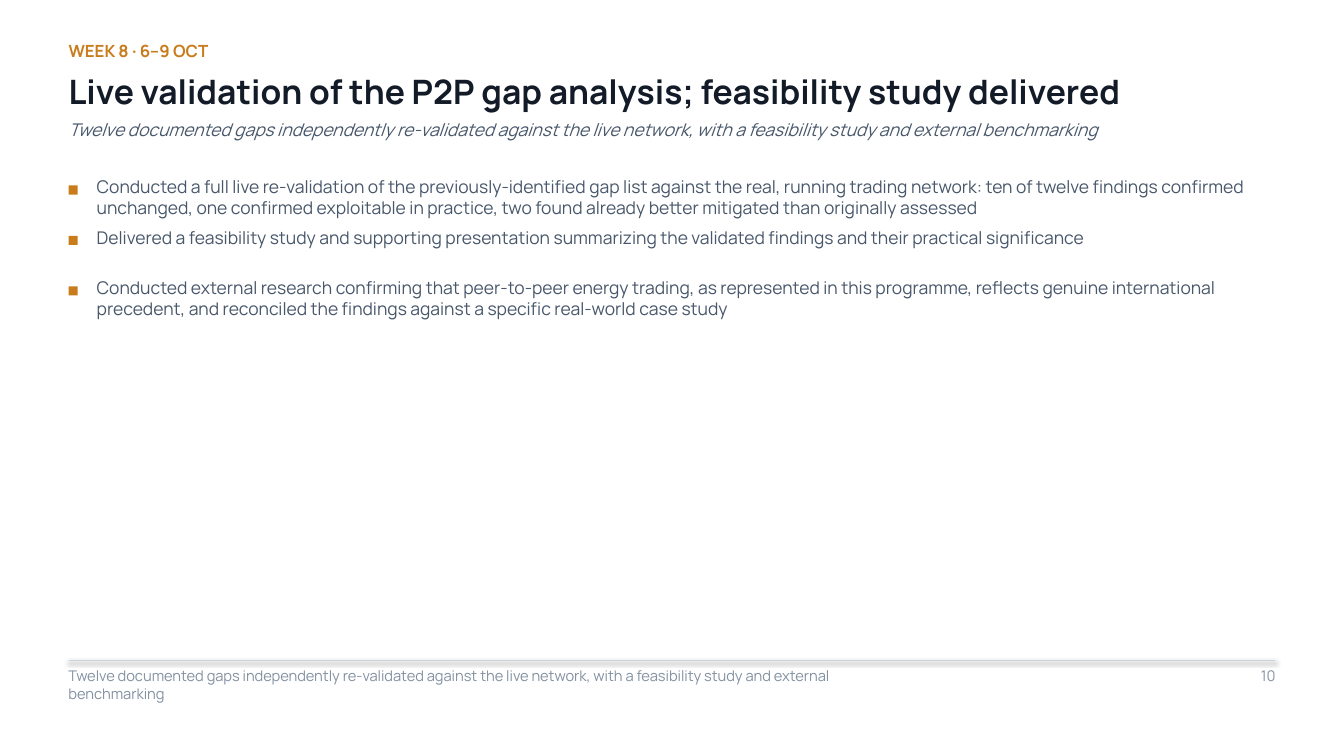
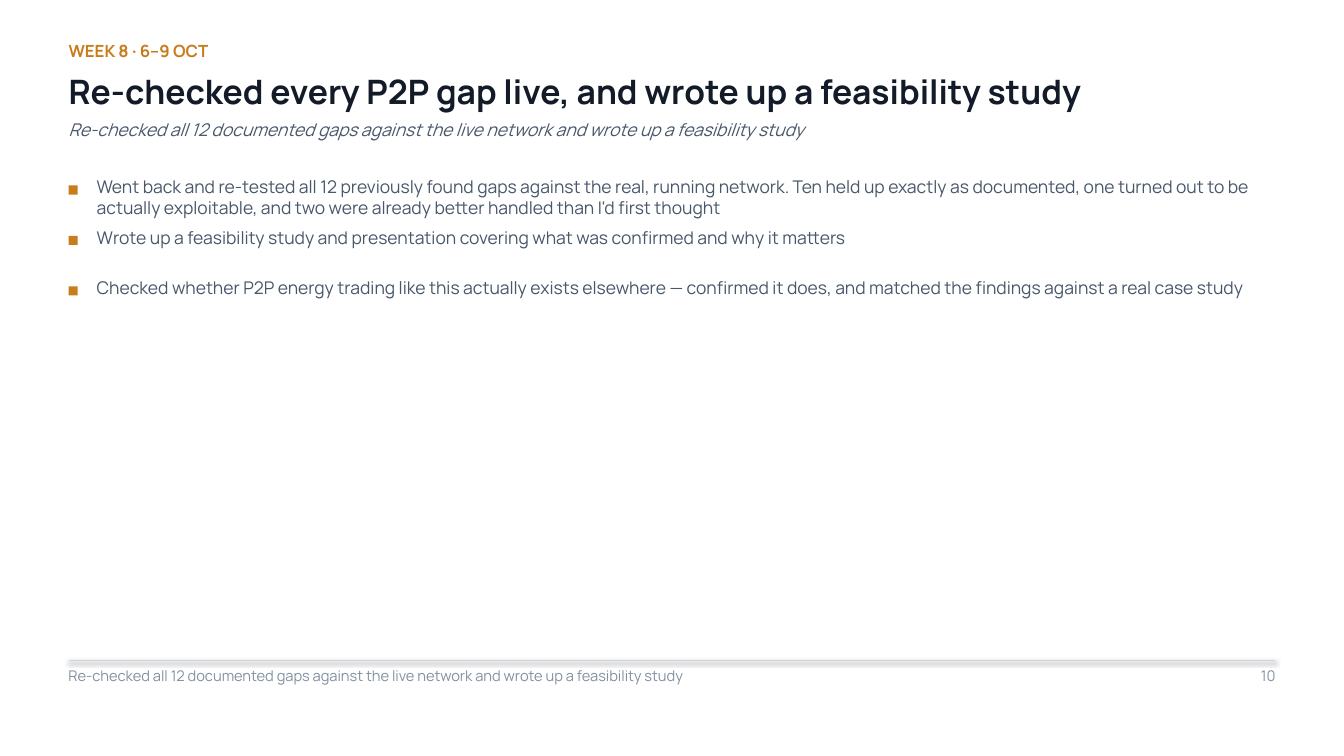
Before and after one commit to Sanjay-dev22/personal-deg, a slide deck: slide 10 of work-record/DEG-IES-Work-Record.pptx. Drawn at 1344x756 pixels with LibreOffice and Linux fonts; fonts in the diff are those of the drawing. Boxes give left, top, right and bottom in pixels: in the first picture for what was removed or moved away, otherwise in the second. Text is boxed around its words. In the diff, an @@ line names an element or a change of style, - is before the commit and + after.

```diff
--- a/work-record/DEG-IES-Work-Record.pptx
+++ b/work-record/DEG-IES-Work-Record.pptx
@@ text at bbox=[69, 79, 1081, 113]: text changed @@
-Live validation of the P2P gap analysis; feasibility study delivered
+Re-checked every P2P gap live, and wrote up a feasibility study
@@ text at bbox=[69, 123, 804, 141]: text changed @@
-Twelve documented gaps independently re-validated against the live network, with a feasibility study and external benchmarking
+Re-checked all 12 documented gaps against the live network and wrote up a feasibility study
@@ text at bbox=[97, 180, 1249, 219]: text changed @@
-Conducted a full live re-validation of the previously-identified gap list against the real, running trading network: ten of twelve findings confirmed unchanged, one confirmed exploitable in practice, two found already better mitigated than originally assessed
+Went back and re-tested all 12 previously found gaps against the real, running network. Ten held up exactly as documented, one turned out to be actually exploitable, and two were already better handled than I'd first thought
@@ text at bbox=[97, 231, 845, 249]: text changed @@
-Delivered a feasibility study and supporting presentation summarizing the validated findings and their practical significance
+Wrote up a feasibility study and presentation covering what was confirmed and why it matters
@@ text at bbox=[97, 281, 1243, 299]: text changed @@
-Conducted external research confirming that peer-to-peer energy trading, as represented in this programme, reflects genuine international precedent, and reconciled the findings against a specific real-world case study
+Checked whether P2P energy trading like this actually exists elsewhere — confirmed it does, and matched the findings against a real case study
@@ text at bbox=[68, 670, 683, 685]: text changed @@
-Twelve documented gaps independently re-validated against the live network, with a feasibility study and external benchmarking
+Re-checked all 12 documented gaps against the live network and wrote up a feasibility study
```
Also in this commit, not shown: 13 other slides changed.
